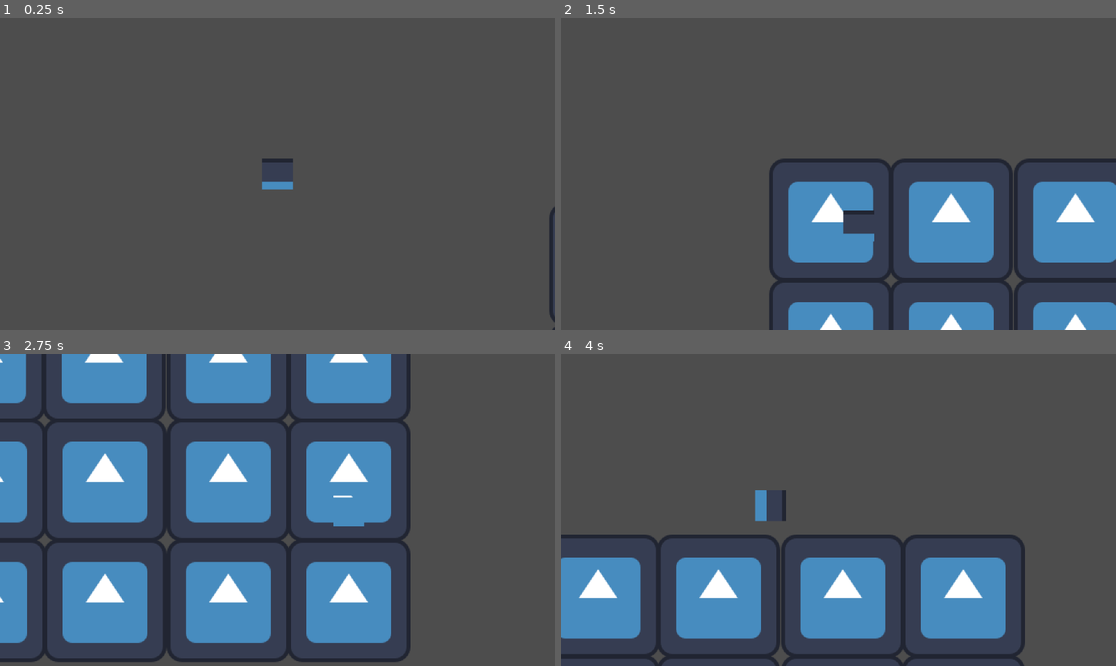
Above: before the commit, frames 1-4 (two rows, left to right).
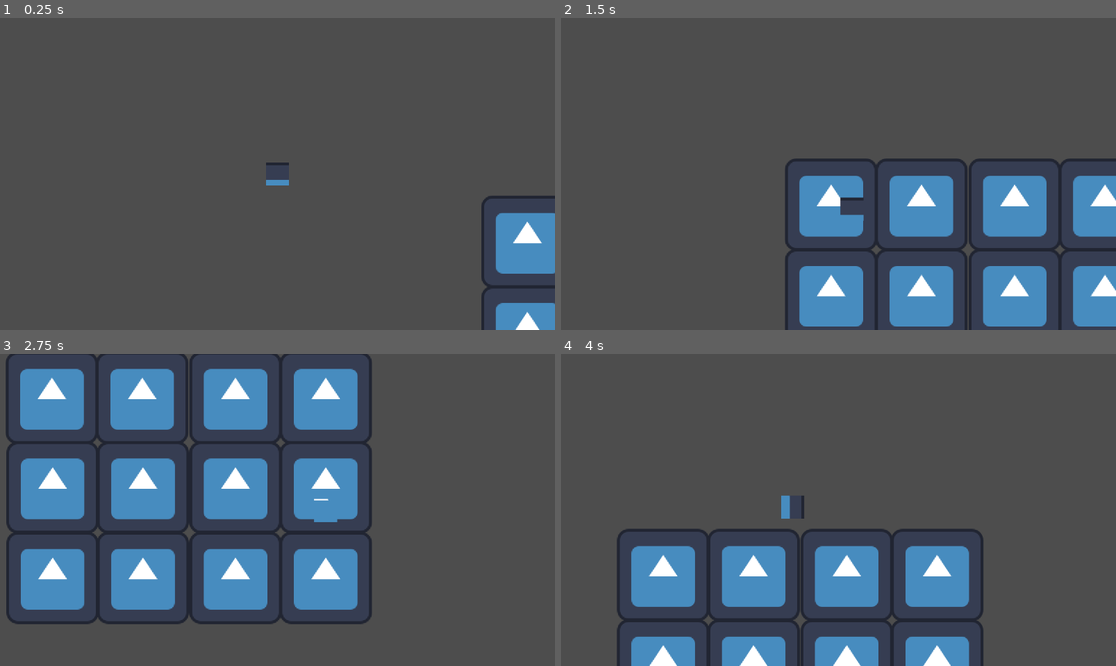
Above: after the commit, the same moments.

Repository: Mr-Wilhelm/MonkeyJam2025-I-Want-To-Live
Game: Godot game, scene res://Scenes/PlayerMovementTestScene.tscn
The game is run twice, just before and just after one commit, with the same random seed, the same clock (stepped at 60 frames per second) and the same inputs. The engine's default icon, where the game draws it, is replaced by a stand-in: a white triangle on a blue panel in a dark square.
Inputs:
- Up to frame 1 (0.25 s): no input
- Up to frame 2 (1.5 s): tap Enter at 0.5 s; hold D (MoveRight) 0.53-1.28 s; hold S (MoveDown) from 1.28 s (still down)
- Up to frame 3 (2.75 s): release S (MoveDown) at 2.03 s; hold D (MoveRight) from 2.03 s (still down)
- Up to frame 4 (4 s): release D (MoveRight) at 2.78 s; hold W (MoveUp) 2.78-3.53 s; hold A (MoveLeft) from 3.53 s (still down)

The runs differ from the first frame. In frame 1, 3.8% of the frame differs, in the area x 47-100%, y 44-100%; in frame 2, 20%; in frame 3, 41%, in the area x 0-74%, y 0-99%; in frame 4, 24%.

Commit message:
making camera zooming functions

Diff:
--- a/Prefabs/Player.tscn
+++ b/Prefabs/Player.tscn
@@ -1,7 +1,8 @@
-[gd_scene load_steps=37 format=3 uid="uid://bj4fohgs16e3d"]
-
-[ext_resource type="Script" path="res://Prefabs/PlayerMovement.gd" id="1_8j247"]
+[gd_scene load_steps=38 format=3 uid="uid://bj4fohgs16e3d"]
+
+[ext_resource type="Script" path="res://Scripts/PlayerMovement.gd" id="1_8j247"]
 [ext_resource type="Texture2D" uid="uid://cego7vhynmun7" path="res://icon.svg" id="1_tww3r"]
+[ext_resource type="Script" path="res://Scripts/PlayerCamScript.gd" id="3_cqdvr"]
 
 [sub_resource type="AtlasTexture" id="AtlasTexture_cc8dg"]
 atlas = ExtResource("1_tww3r")
@@ -257,7 +258,9 @@
 [node name="Collider" type="CollisionShape2D" parent="."]
 shape = SubResource("RectangleShape2D_ygr2h")
 
-[node name="Camera2D" type="Camera2D" parent="."]
+[node name="PlayerCam" type="Camera2D" parent="."]
+unique_name_in_owner = true
 zoom = Vector2(2, 2)
 position_smoothing_enabled = true
 position_smoothing_speed = 6.0
+script = ExtResource("3_cqdvr")
--- /dev/null
+++ b/Scripts/PlayerCamScript.gd
@@ -0,0 +1,27 @@
+extends Camera2D
+
+@export var camZoomSpeed: float = 5.0
+@export var zoomInVal: Vector2 = Vector2(0.5, 0.5)
+@export var zoomOutVal: Vector2 = Vector2(1.5, 1.5)
+
+var valToZoomTo: Vector2
+var isFollowingPlayer: bool = false
+
+func _ready() -> void:
+	zoom = zoomOutVal
+	valToZoomTo = zoom
+	isFollowingPlayer = false
+
+func _process(delta: float) -> void:
+	zoom = zoom.lerp(valToZoomTo, camZoomSpeed * delta)
+
+	if isFollowingPlayer:
+		position = Vector2.ZERO
+
+func SetCamToZoomIn() -> void:
+	valToZoomTo = zoomInVal
+	isFollowingPlayer = true
+
+func SetCamToZoomOut() -> void:
+	valToZoomTo = zoomOutVal
+	isFollowingPlayer = false
--- a/Prefabs/PlayerMovement.gd
+++ b/Scripts/PlayerMovement.gd
@@ -18,3 +18,10 @@
 		velocity = velocity.move_toward(Vector2.ZERO, moveSpeed)
 		if %Sprite.animation != "idle": %Sprite.animation = "idle"
 	move_and_slide()
+
+
+func _input(event: InputEvent) -> void:
+	if event.is_action_pressed("DebugToggleCam") && %PlayerCam.isFollowingPlayer == false:
+		%PlayerCam.SetCamToZoomIn()
+	elif event.is_action_pressed("DebugToggleCam") && %PlayerCam.isFollowingPlayer == true:
+		%PlayerCam.SetCamToZoomOut()
--- a/project.godot
+++ b/project.godot
@@ -37,6 +37,11 @@
 "events": [Object(InputEventKey,"resource_local_to_scene":false,"resource_name":"","device":0,"window_id":0,"alt_presse …(189 unchanged characters)…
 ]
 }
+DebugToggleCam={
+"deadzone": 0.5,
+"events": [Object(InputEventKey,"resource_local_to_scene":false,"resource_name":"","device":0,"window_id":0,"alt_pressed":false,"shift_pressed":false,"ctrl_pressed":false,"meta_pressed":false,"pressed":false,"keycode":0,"physical_keycode":59,"key_label":0,"unicode":0,"location":0,"echo":false,"script":null)
+]
+}
 
 [rendering]
 
